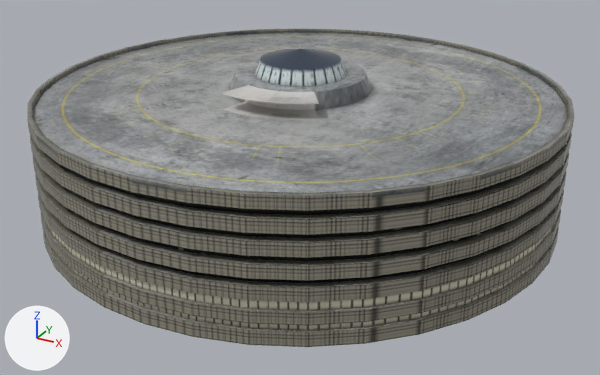
An edit to the glTF model sbpa-porto-alegre/PackageSources/modelLib/PARKING_REDO/PARKING_REDO.gltf, drawn before and after from the same camera.
Both versions are drawn from a camera (50 mm lens) standing at (71.1, -129.4, 68.6) and looking at (2.0, -3.9, 5.8). Arrows for +X, +Y and +Z are at lower left; the lights stay in place. Where no turn or scale is listed for an object, it has been applied to the vertices.

Objects in the first picture: 'node1'.
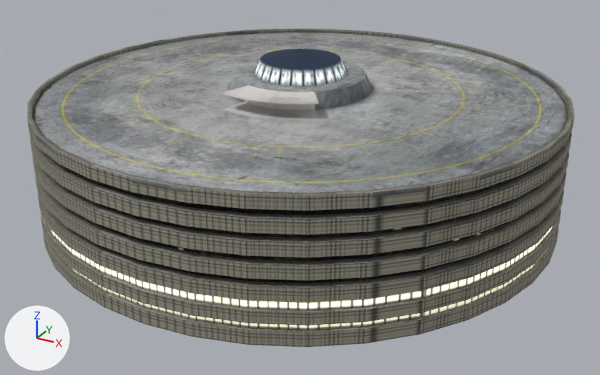
What changed in the scene script:
```text
Change mat_material_0:
    where n0 = _N.new('ShaderNodeBsdfPrincipled'); n0.name = 'Principled BSDF'
    add n0.inputs[28].default_value = 1.0  # 'Emission Strength'
```

What differs and where, as boxes [x1, y1, x2, y2] in the pictures (600 x 375 px):
'node1', surface changed (grey to white): [28, 30, 574, 332] in both
